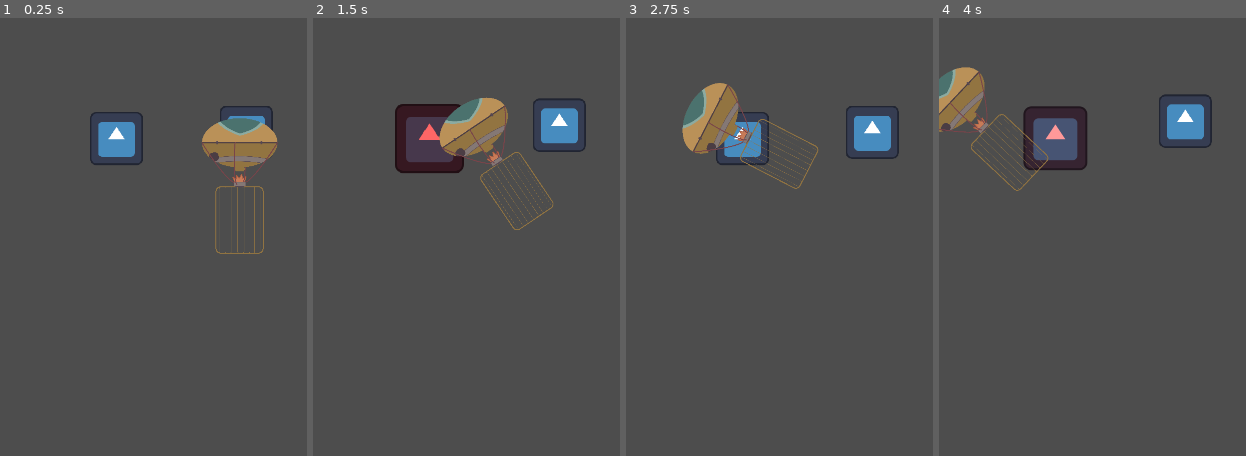
Above: before the commit, frames 1-4 (left to right).
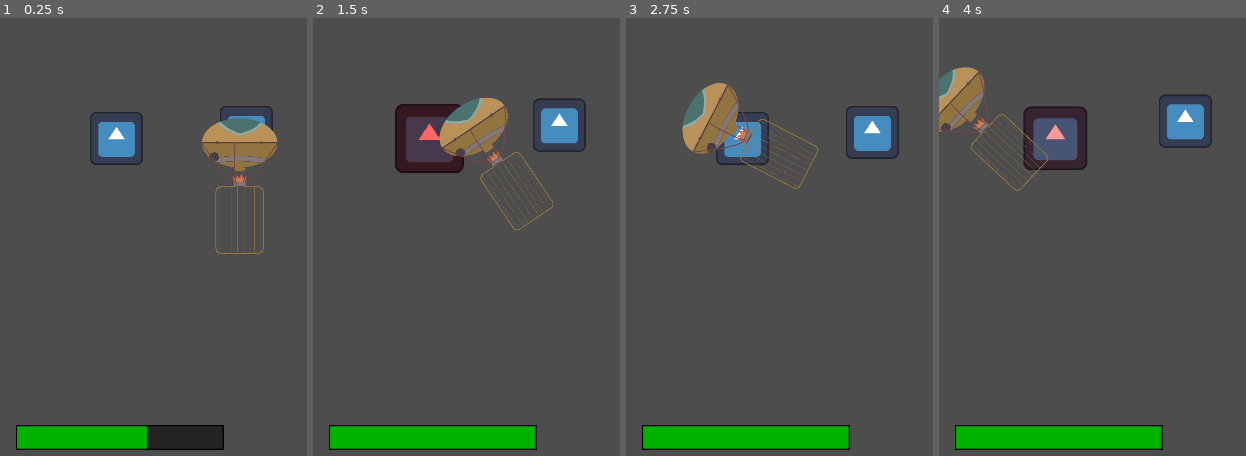
Above: after the commit, the same moments.

Repository: panorb/ludum-dare-53
Game: Godot game, scene res://world.tscn
Same seed, same stepped clock (60 frames per second), same inputs: the game is played once before the commit and once after it. The engine's default icon, where the game draws it, is replaced by a stand-in: a white triangle on a blue panel in a dark square.
Inputs (mouse positions are in pixels of both pictures, inside the frame that each line leads up to):
- Up to frame 1 (0.25 s): no input
- Up to frame 2 (1.5 s): tap Enter (ui_accept) at 0.5, 0.77 s; move the mouse to (outside the picture) at 0.52 s; press the mouse at (outside the picture) at 0.53 s; move the mouse to (552, 263) at 1.27 s; release the mouse at (552, 263) at 1.28 s; click (552, 263) at 1.35 s
- Up to frame 3 (2.75 s): tap Enter (ui_accept) at 1.52 s; move the mouse to (outside the picture) at 2.02 s; press the mouse at (outside the picture) at 2.03 s
- Up to frame 4 (4 s): move the mouse to (outside the picture) at 2.77 s; release the mouse at (outside the picture) at 2.78 s; click (outside the picture) at 2.85 s; tap Enter (ui_accept) at 3.02, 3.77 s; move the mouse to (outside the picture) at 3.52 s; press the mouse at (outside the picture) at 3.53 s

The runs differ from the first frame. In frame 1, 3.9% of the frame differs, in the area x 5-73%, y 92-99%; in frame 2, 3.9%; in frame 3, 3.9%; in frame 4, 3.9%.

Commit message:
Add healthbar-ish thing.

Diff:
--- a/godot/game/game.tscn
+++ b/godot/game/game.tscn
@@ -1,10 +1,12 @@
-[gd_scene load_steps=6 format=3 uid="uid://dg6a3vo7qc1ph"]
+[gd_scene load_steps=8 format=3 uid="uid://8bt3hpmja0km"]
 
 [ext_resource type="Script" path="res://game/game.gd" id="1_ak8ma"]
 [ext_resource type="PackedScene" uid="uid://dou0y46i5nk8y" path="res://game/battle_field/battle_field.tscn" id="2_kbeyu"]
 [ext_resource type="PackedScene" uid="uid://dqj2lfswoqmh1" path="res://game/cave/cave.tscn" id="3_5wdlg"]
 [ext_resource type="PackedScene" uid="uid://dadh6w74xlxra" path="res://game/card_spawner/card_spawner.tscn" id="4_sv5h8"]
 [ext_resource type="PackedScene" uid="uid://dqrb0owc04n30" path="res://game/balloon/balloon.tscn" id="5_jytc0"]
+[ext_resource type="PackedScene" uid="uid://c4brwjiity7me" path="res://game/ui/healthbar.tscn" id="6_hh28r"]
+[ext_resource type="Script" path="res://game/ui/healthbar.gd" id="7_lg4s3"]
 
 [node name="Game" type="Node2D"]
 script = ExtResource("1_ak8ma")
@@ -16,3 +18,12 @@
 [node name="CardSpawner" parent="." instance=ExtResource("4_sv5h8")]
 
 [node name="Balloon" parent="." instance=ExtResource("5_jytc0")]
+
+[node name="UI" type="CanvasLayer" parent="."]
+
+[node name="Healthbar" parent="UI" instance=ExtResource("6_hh28r")]
+offset_left = 38.0
+offset_top = 979.0
+offset_right = 38.0
+offset_bottom = 979.0
+script = ExtResource("7_lg4s3")
--- /dev/null
+++ b/godot/game/ui/healthbar.gd
@@ -0,0 +1,14 @@
+extends Control
+
+@onready var health_bar = $Healthbar
+
+func _on_health_updated(health, amount) -> void:
+	health_bar.value = health
+
+func _tween(value) -> void:
+	var tween = get_tree().create_tween()
+	tween.tween_property(self, "value", value, 1.0).set_trans(Tween.TRANS_LINEAR)
+
+# for testing purposes
+func _ready():
+	_tween(100)
--- /dev/null
+++ b/godot/game/ui/healthbar.tscn
@@ -0,0 +1,14 @@
+[gd_scene load_steps=4 format=3 uid="uid://c4brwjiity7me"]
+
+[ext_resource type="Texture2D" uid="uid://bd4i48bxvd5t3" path="res://game/ui/under.png" id="1_sysv4"]
+[ext_resource type="Texture2D" uid="uid://dm473obrbagqr" path="res://game/ui/over.png" id="2_xh2wp"]
+[ext_resource type="Texture2D" uid="uid://bsyipp66d6is3" path="res://game/ui/progress.png" id="3_jb6wr"]
+
+[node name="Healthbar" type="TextureProgressBar"]
+offset_right = 500.0
+offset_bottom = 60.0
+value = 50.0
+texture_under = ExtResource("1_sysv4")
+texture_over = ExtResource("2_xh2wp")
+texture_progress = ExtResource("3_jb6wr")
+tint_progress = Color(0, 0.694118, 0, 1)
Binary file added: godot/game/ui/over.png
Binary file added: godot/game/ui/progress.png
Binary file added: godot/game/ui/under.png
Not shown, changed: godot/.gitignore
